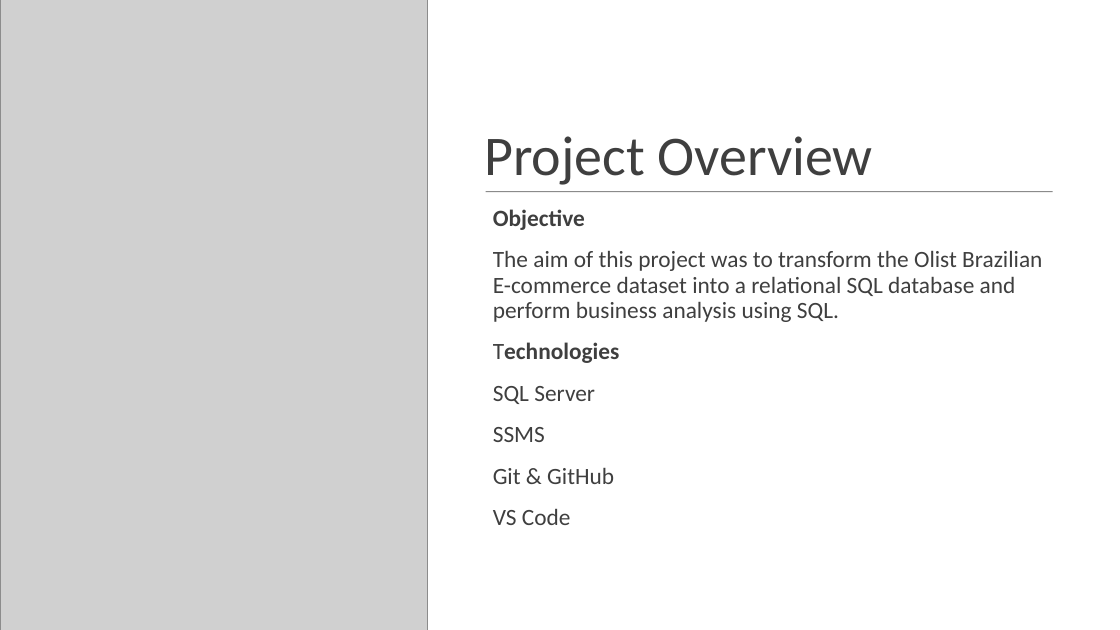
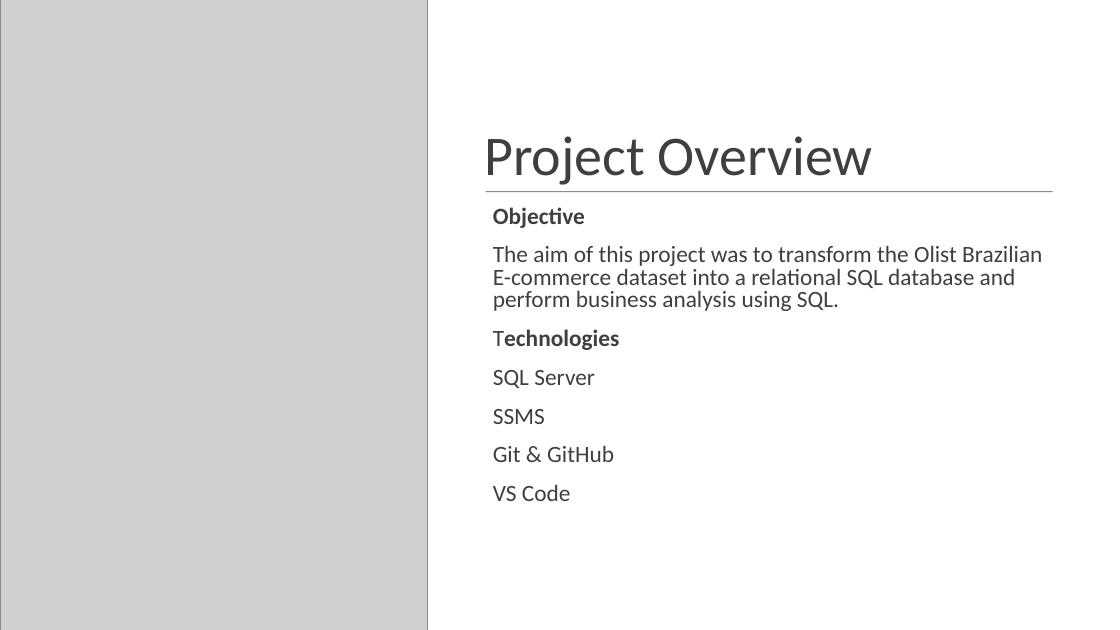
Before and after one commit to Mikeecee1/BrazilianECommerce, a slide deck: slide 2 of Mini-project-SpartaEd.pptx. Drawn at 1120x630 pixels with LibreOffice and Linux fonts; fonts in the diff are those of the drawing; grey boxes stand for pictures. Boxes give left, top, right and bottom in pixels: in the first picture for what was removed or moved away, otherwise in the second. Text is boxed around its words. In the diff, an @@ line names an element or a change of style, - is before the commit and + after.

```diff
--- a/Mini-project-SpartaEd.pptx
+++ b/Mini-project-SpartaEd.pptx
@@ text "Objective" at <box>493,207,1042,501</box>: indent changed; line spacing 0.9 to 0.8 @@
```
Also in this commit, not shown: 3 other slides changed, 2 slides added, 2 slides removed, 1 other file.
